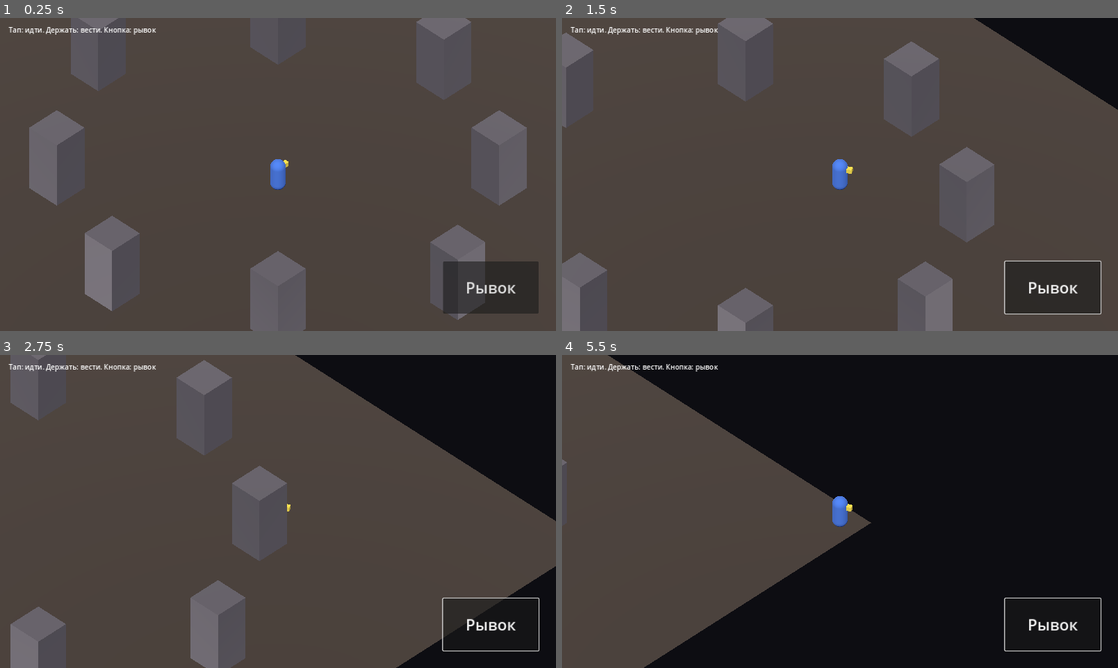
Above: before the commit, frames 1-4 (two rows, left to right).
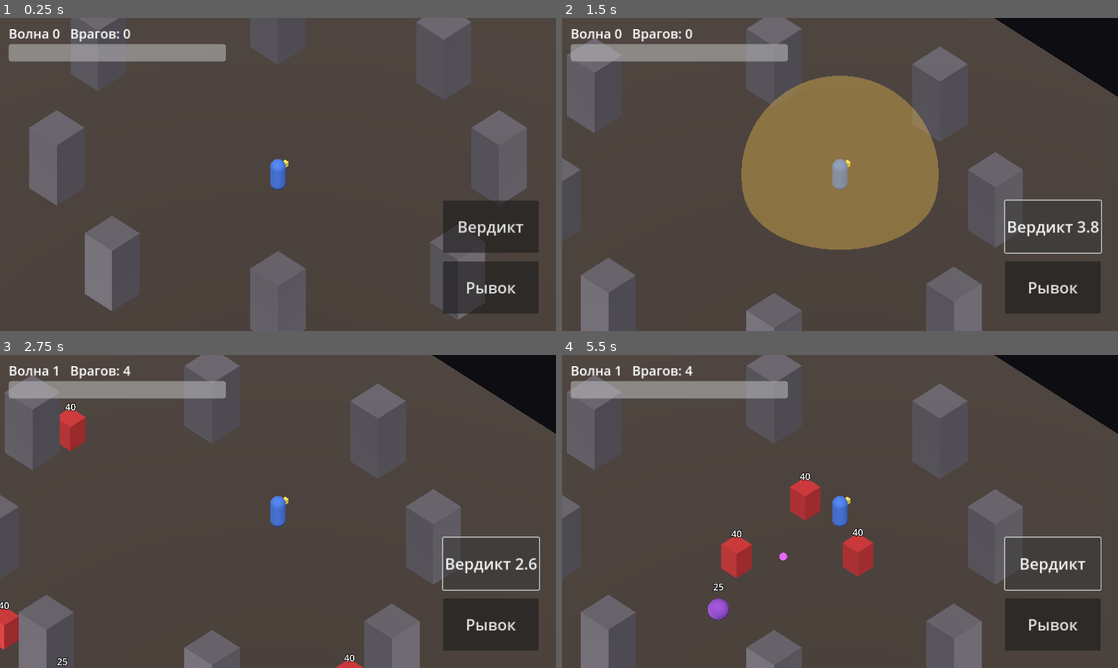
Above: after the commit, the same moments.

Repository: 684237911leo/pravo-na-otkaz
Game: Godot game, scene res://scenes/main.tscn
Two runs of this game, one before a commit and one after it. Both use one fixed random seed, a clock stepped at 60 frames per second and the inputs below.
Inputs (mouse positions are in pixels of both pictures, inside the frame that each line leads up to):
- Up to frame 1 (0.25 s): no input
- Up to frame 2 (1.5 s): click "Рывок" at 0.5 s; click (1051, 227) at 1.25 s, where only the run after the commit has a clickable "Вердикт"
- Up to frame 3 (2.75 s): click (489, 564) at 2 s, where only the run after the commit has a clickable "Вердикт 3.3"
- Up to frame 4 (5.5 s): click (1051, 564) at 2.75 s, where only the run after the commit has a clickable "Вердикт 2.6"; click (1051, 564) at 3.5 s, where only the run after the commit has a clickable "Вердикт 1.8"; click (1051, 564) at 4.25 s, where only the run after the commit has a clickable "Вердикт 1.1"; click (1051, 564) at 5 s, where only the run after the commit has a clickable "Вердикт 0.3"

The runs differ from the first frame. In frame 1, 5.5% of the frame differs, in the area x 1-97%, y 2-76%; in frame 2, 32%; in frame 3, 30%; in frame 4, 69%, in the area x 0-100%, y 0-100%.

Commit message:
Implement attack and verdict mechanics with UI
Added attack and verdict mechanics including damage, cooldowns, and UI elements for health and buttons.

Diff:
--- a/scripts/main.gd
+++ b/scripts/main.gd
@@ -5,6 +5,13 @@
 const DASH_TIME := 0.18
 const DASH_COOLDOWN := 1.0
 const CAM_OFFSET := Vector3(12, 14, 12)
+const ATTACK_RANGE := 2.2
+const ATTACK_DMG := 12.0
+const ATTACK_CD := 0.6
+const VERDICT_RADIUS := 4.5
+const VERDICT_DMG := 45.0
+const VERDICT_CD := 4.0
+const PLAYER_MAX_HP := 100.0
 
 var player: CharacterBody3D
 var cam: Camera3D
@@ -16,8 +23,24 @@
 var dash_left := 0.0
 var dash_cd := 0.0
 
+var hp := PLAYER_MAX_HP
+var atk_cd := 0.0
+var verdict_cd := 0.0
+var attack_target = null
+var enemies: Array = []
+var shots: Array = []
+var wave := 0
+var wave_timer := 2.0
+var dead := false
+
+var hp_bar: ProgressBar
+var info: Label
+var verdict_btn: Button
+var dash_btn: Button
+
 
 func _ready() -> void:
+	randomize()
 	_build_world()
 	_build_player()
 	_build_ui()
@@ -114,20 +137,44 @@
 func _build_ui() -> void:
 	var layer := CanvasLayer.new()
 	add_child(layer)
-	var btn := Button.new()
-	btn.text = "Рывок"
-	btn.add_theme_font_size_override("font_size", 36)
-	btn.set_anchors_preset(Control.PRESET_BOTTOM_RIGHT)
-	btn.offset_left = -260
-	btn.offset_top = -160
-	btn.offset_right = -40
-	btn.offset_bottom = -40
-	btn.pressed.connect(_on_dash)
-	layer.add_child(btn)
-	var hint := Label.new()
-	hint.text = "Тап: идти. Держать: вести. Кнопка: рывок"
-	hint.position = Vector2(20, 16)
-	layer.add_child(hint)
+
+	hp_bar = ProgressBar.new()
+	hp_bar.min_value = 0.0
+	hp_bar.max_value = PLAYER_MAX_HP
+	hp_bar.value = hp
+	hp_bar.show_percentage = false
+	hp_bar.custom_minimum_size = Vector2(500, 40)
+	hp_bar.position = Vector2(20, 60)
+	hp_bar.mouse_filter = Control.MOUSE_FILTER_IGNORE
+	layer.add_child(hp_bar)
+
+	info = Label.new()
+	info.position = Vector2(20, 14)
+	info.add_theme_font_size_override("font_size", 30)
+	info.mouse_filter = Control.MOUSE_FILTER_IGNORE
+	layer.add_child(info)
+
+	dash_btn = Button.new()
+	dash_btn.text = "Рывок"
+	dash_btn.add_theme_font_size_override("font_size", 36)
+	dash_btn.set_anchors_preset(Control.PRESET_BOTTOM_RIGHT)
+	dash_btn.offset_left = -260
+	dash_btn.offset_top = -160
+	dash_btn.offset_right = -40
+	dash_btn.offset_bottom = -40
+	dash_btn.pressed.connect(_on_dash)
+	layer.add_child(dash_btn)
+
+	verdict_btn = Button.new()
+	verdict_btn.text = "Вердикт"
+	verdict_btn.add_theme_font_size_override("font_size", 36)
+	verdict_btn.set_anchors_preset(Control.PRESET_BOTTOM_RIGHT)
+	verdict_btn.offset_left = -260
+	verdict_btn.offset_top = -300
+	verdict_btn.offset_right = -40
+	verdict_btn.offset_bottom = -180
+	verdict_btn.pressed.connect(_on_verdict)
+	layer.add_child(verdict_btn)
 
 
 func _update_camera() -> void:
@@ -135,26 +182,49 @@
 	cam.look_at(player.position, Vector3.UP)
 
 
+func _ground_point(screen_pos: Vector2) -> Variant:
+	var from := cam.project_ray_origin(screen_pos)
+	var dir := cam.project_ray_normal(screen_pos)
+	return Plane(Vector3.UP, 0.0).intersects_ray(from, dir)
+
+
+func _enemy_at_screen(pos: Vector2) -> Variant:
+	var best = null
+	var best_d := 90.0
+	for e in enemies:
+		var n: CharacterBody3D = e["node"]
+		var sp := cam.unproject_position(n.position)
+		var d := sp.distance_to(pos)
+		if d < best_d:
+			best_d = d
+			best = e
+	return best
+
+
 func _unhandled_input(event: InputEvent) -> void:
+	if dead:
+		return
 	if event is InputEventMouseButton and event.button_index == MOUSE_BUTTON_LEFT:
 		holding = event.pressed
 		if event.pressed:
-			_set_target(event.position)
-	elif event is InputEventMouseMotion and holding:
-		_set_target(event.position)
-
-
-func _set_target(screen_pos: Vector2) -> void:
-	var from := cam.project_ray_origin(screen_pos)
-	var dir := cam.project_ray_normal(screen_pos)
-	var hit = Plane(Vector3.UP, 0.0).intersects_ray(from, dir)
-	if hit != null:
-		target = hit
-		has_target = true
+			var found = _enemy_at_screen(event.position)
+			if found != null:
+				attack_target = found
+			else:
+				attack_target = null
+				var hit = _ground_point(event.position)
+				if hit != null:
+					target = hit
+					has_target = true
+	elif event is InputEventMouseMotion and holding and attack_target == null:
+		var hit2 = _ground_point(event.position)
+		if hit2 != null:
+			target = hit2
+			has_target = true
 
 
 func _on_dash() -> void:
-	if dash_cd > 0.0:
+	if dead or dash_cd > 0.0:
 		return
 	dash_dir = facing
 	dash_left = DASH_TIME
@@ -162,19 +232,214 @@
 	has_target = false
 
 
+func _on_verdict() -> void:
+	if dead or verdict_cd > 0.0:
+		return
+	verdict_cd = VERDICT_CD
+	for e in enemies.duplicate():
+		var n: CharacterBody3D = e["node"]
+		if n.position.distance_to(player.position) <= VERDICT_RADIUS:
+			_damage_enemy(e, VERDICT_DMG)
+	var m := MeshInstance3D.new()
+	var s := SphereMesh.new()
+	s.radius = VERDICT_RADIUS
+	s.height = VERDICT_RADIUS * 2.0
+	m.mesh = s
+	var mat := StandardMaterial3D.new()
+	mat.transparency = BaseMaterial3D.TRANSPARENCY_ALPHA
+	mat.albedo_color = Color(1.0, 0.8, 0.3, 0.35)
+	mat.shading_mode = BaseMaterial3D.SHADING_MODE_UNSHADED
+	m.material_override = mat
+	m.position = player.position
+	add_child(m)
+	var tw := create_tween()
+	tw.tween_property(m, "scale", Vector3(1.2, 1.2, 1.2), 0.3)
+	tw.tween_callback(m.queue_free)
+
+
+func _spawn_wave() -> void:
+	wave += 1
+	var melee_count := 2 + wave
+	var ranged_count := wave
+	for i in melee_count:
+		_spawn_enemy("melee", _random_edge_pos())
+	for i in ranged_count:
+		_spawn_enemy("ranged", _random_edge_pos())
+
+
+func _random_edge_pos() -> Vector3:
+	var a := randf() * TAU
+	return Vector3(cos(a) * 15.0, 0.0, sin(a) * 15.0)
+
+
+func _spawn_enemy(kind: String, pos: Vector3) -> void:
+	var body := CharacterBody3D.new()
+	body.position = Vector3(pos.x, 0.8, pos.z)
+	var mesh := MeshInstance3D.new()
+	var mat := StandardMaterial3D.new()
+	var e := {"node": body, "kind": kind, "cd": 1.0}
+	if kind == "melee":
+		var b := BoxMesh.new()
+		b.size = Vector3(1.1, 1.6, 1.1)
+		mesh.mesh = b
+		mat.albedo_color = Color(0.8, 0.2, 0.2)
+		e["hp"] = 40.0
+		e["speed"] = 3.8
+	else:
+		var sp := SphereMesh.new()
+		sp.radius = 0.55
+		sp.height = 1.1
+		mesh.mesh = sp
+		mat.albedo_color = Color(0.6, 0.3, 0.8)
+		e["hp"] = 25.0
+		e["speed"] = 2.8
+	mesh.material_override = mat
+	body.add_child(mesh)
+	var col := CollisionShape3D.new()
+	var shape := SphereShape3D.new()
+	shape.radius = 0.6
+	col.shape = shape
+	body.add_child(col)
+	var lbl := Label3D.new()
+	lbl.billboard = BaseMaterial3D.BILLBOARD_ENABLED
+	lbl.no_depth_test = true
+	lbl.pixel_size = 0.01
+	lbl.font_size = 48
+	lbl.position = Vector3(0, 1.5, 0)
+	lbl.text = str(int(e["hp"]))
+	body.add_child(lbl)
+	e["label"] = lbl
+	add_child(body)
+	enemies.append(e)
+
+
+func _damage_enemy(e: Dictionary, dmg: float) -> void:
+	e["hp"] -= dmg
+	if e["hp"] <= 0.0:
+		enemies.erase(e)
+		if attack_target == e:
+			attack_target = null
+		var n: CharacterBody3D = e["node"]
+		n.queue_free()
+	else:
+		var lbl: Label3D = e["label"]
+		lbl.text = str(int(ceil(e["hp"])))
+
+
+func _hurt_player(dmg: float) -> void:
+	if dead:
+		return
+	hp = maxf(0.0, hp - dmg)
+	hp_bar.value = hp
+	if hp <= 0.0:
+		dead = true
+		info.text = "Вы пали. Перезапуск..."
+		await get_tree().create_timer(2.5).timeout
+		get_tree().reload_current_scene()
+
+
+func _shoot(from: Vector3, dir: Vector3) -> void:
+	var m := MeshInstance3D.new()
+	var s := SphereMesh.new()
+	s.radius = 0.2
+	s.height = 0.4
+	m.mesh = s
+	var mat := StandardMaterial3D.new()
+	mat.albedo_color = Color(0.9, 0.4, 1.0)
+	mat.shading_mode = BaseMaterial3D.SHADING_MODE_UNSHADED
+	m.material_override = mat
+	m.position = Vector3(from.x, 0.9, from.z)
+	add_child(m)
+	shots.append({"node": m, "dir": dir, "life": 3.0})
+
+
+func _update_enemies(delta: float) -> void:
+	for e in enemies:
+		var n: CharacterBody3D = e["node"]
+		var to := player.position - n.position
+		to.y = 0.0
+		var dist := to.length()
+		var dir := to.normalized() if dist > 0.01 else Vector3.ZERO
+		var spd: float = e["speed"]
+		e["cd"] = maxf(0.0, e["cd"] - delta)
+		var v := Vector3.ZERO
+		if e["kind"] == "melee":
+			if dist > 1.7:
+				v = dir * spd
+			elif e["cd"] <= 0.0:
+				_hurt_player(8.0)
+				e["cd"] = 1.0
+		else:
+			if dist > 9.0:
+				v = dir * spd
+			elif dist < 6.0:
+				v = -dir * spd
+			if dist <= 12.0 and e["cd"] <= 0.0:
+				_shoot(n.position, dir)
+				e["cd"] = 2.2
+		n.velocity = v
+		n.move_and_slide()
+
+
+func _update_shots(delta: float) -> void:
+	for i in range(shots.size() - 1, -1, -1):
+		var s: Dictionary = shots[i]
+		var m: MeshInstance3D = s["node"]
+		m.position += s["dir"] * 10.0 * delta
+		s["life"] -= delta
+		var flat := Vector3(m.position.x - player.position.x, 0.0, m.position.z - player.position.z)
+		if flat.length() < 0.8:
+			_hurt_player(10.0)
+			m.queue_free()
+			shots.remove_at(i)
+		elif s["life"] <= 0.0:
+			m.queue_free()
+			shots.remove_at(i)
+
+
 func _physics_process(delta: float) -> void:
+	if dead:
+		return
 	dash_cd = maxf(0.0, dash_cd - delta)
+	atk_cd = maxf(0.0, atk_cd - delta)
+	verdict_cd = maxf(0.0, verdict_cd - delta)
+
+	if enemies.is_empty():
+		wave_timer -= delta
+		if wave_timer <= 0.0:
+			_spawn_wave()
+			wave_timer = 2.0
+	else:
+		wave_timer = 2.0
+
+	if attack_target != null:
+		if not enemies.has(attack_target):
+			attack_target = null
+		else:
+			var en: CharacterBody3D = attack_target["node"]
+			var diff := en.position - player.position
+			diff.y = 0.0
+			if diff.length() > ATTACK_RANGE:
+				target = en.position
+				has_target = true
+			else:
+				has_target = false
+				facing = diff.normalized()
+				if atk_cd <= 0.0:
+					atk_cd = ATTACK_CD
+					_damage_enemy(attack_target, ATTACK_DMG)
+
 	var vel := Vector3.ZERO
 	if dash_left > 0.0:
 		dash_left -= delta
 		vel = dash_dir * DASH_SPEED
 	elif has_target:
-		var diff := target - player.position
-		diff.y = 0.0
-		if diff.length() > 0.15:
-			var d := diff.normalized()
-			vel = d * SPEED
-			facing = d
+		var d2 := target - player.position
+		d2.y = 0.0
+		if d2.length() > 0.15:
+			var dn := d2.normalized()
+			vel = dn * SPEED
+			facing = dn
 		else:
 			has_target = false
 	player.velocity = vel
@@ -182,4 +447,13 @@
 	player.position.x = clampf(player.position.x, -19.0, 19.0)
 	player.position.z = clampf(player.position.z, -19.0, 19.0)
 	player.rotation.y = atan2(-facing.x, -facing.z)
+
+	_update_enemies(delta)
+	_update_shots(delta)
 	_update_camera()
+
+	info.text = "Волна %d   Врагов: %d" % [wave, enemies.size()]
+	if verdict_cd > 0.0:
+		verdict_btn.text = "Вердикт %.1f" % verdict_cd
+	else:
+		verdict_btn.text = "Вердикт"
